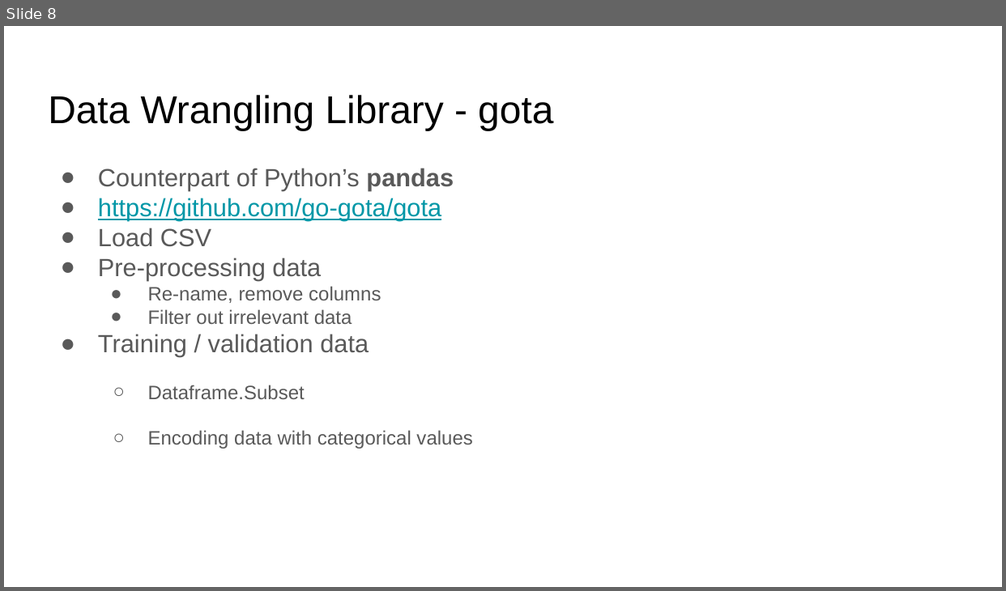
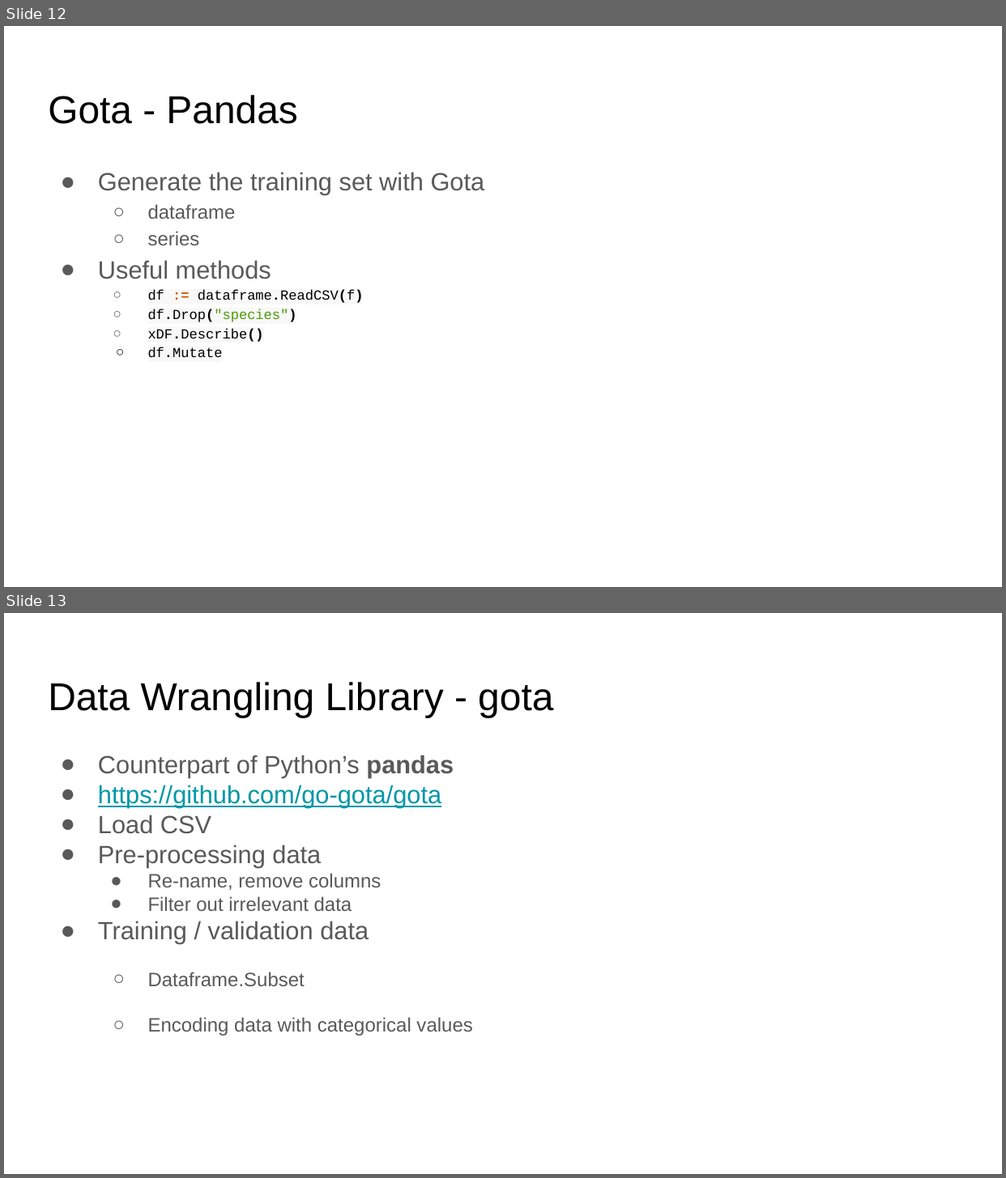
Before and after one commit to ephraimberkovitch/golang_ml, a slide deck: Go ML Meetup.pptx. Shown one above the other, each under a label of ours: slide 8 before the commit, slides 12 and 13 after it. The pictures are 1006x591 and 1006x1178 pixels, drawn with LibreOffice and Linux fonts; fonts in the diff are those of the drawing. Boxes give left, top, right and bottom in pixels: in the first picture for what was removed or moved away, otherwise in the second. Text is boxed around its words. In the diff, an @@ line names an element or a change of style, - is before the commit and + after.

```diff
--- a/Go ML Meetup.pptx
+++ b/Go ML Meetup.pptx
@@ slide 12 added at <box>4,26,1002,587</box>, background #FFFFFF @@
@@ title added at <box>48,95,297,124</box>, 28 pt, text #000000 @@
+Gota - Pandas
@@ text added at <box>98,172,485,358</box>, 10 pt, text #595959 @@
+● Generate the training set with Gota
+  ○ dataframe
+  ○ series
+● Useful methods
+  ○ df := dataframe.ReadCSV(f)
+  ○ df.Drop("species")
+  ○ xDF.Describe()
+  ○ df.Mutate
@@ what was slide 8 is now slide 13 @@
```
Also in this commit, not shown: 2 slides changed, 10 other slides added, 8 slides removed, 8 other files.
